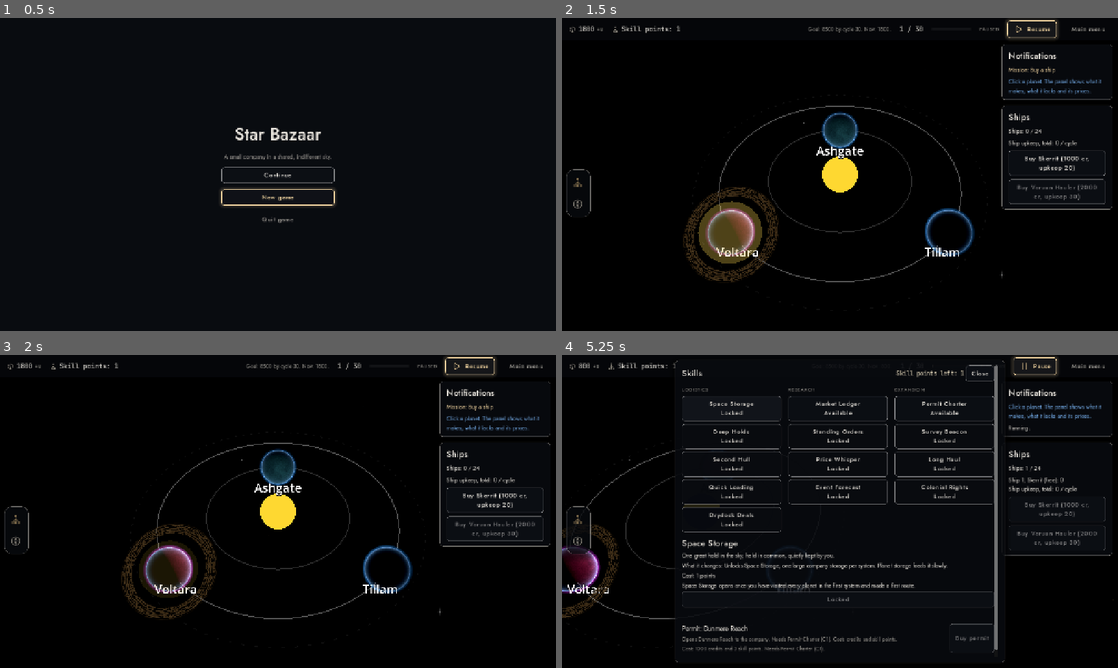
Above: before the commit, frames 1-4 (two rows, left to right).
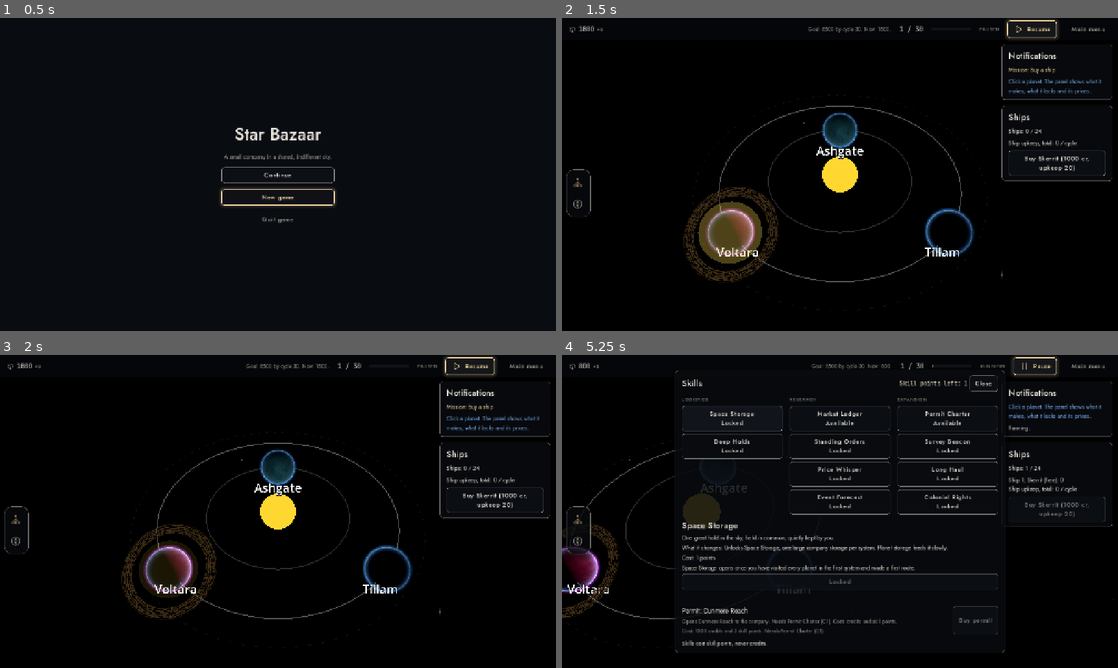
Above: after the commit, the same moments.

Repository: Veltrynox/star-bazaar
Game: Godot game, scene res://game/main_menu.tscn
The game is run twice, just before and just after one commit, with the same random seed, the same clock (stepped at 60 frames per second) and the same inputs.
Inputs (mouse positions are in pixels of both pictures, inside the frame that each line leads up to):
- Up to frame 1 (0.5 s): no input
- Up to frame 2 (1.5 s): click "New game" at 0.5 s; click "Begin" at 1.25 s
- Up to frame 3 (2 s): no input
- Up to frame 4 (5.25 s): tap A at 2, 2.75 s; move the mouse to (962, 495) at 2.02 s; hold D 2.03-2.75 s; tap G at 2.1 s; click (962, 495) at 2.17 s; tap Space at 2.27 s; drag from (728, 527) to (812, 574) at 2.77 s; click (578, 517) at 3.5 s; click "Buy Skerrit (1000 cr, upkeep …" at 4.25 s; click "Space Storage Locked" at 5 s

Frame 1 is identical in both runs. In frame 2, 0.7% of the frame differs, in the area x 9-99%, y 2-62%; in frame 3, 0.7%; in frame 4, 10%, in the area x 8-99%, y 1-99%.

Commit message:
Cut the large ship (Voruun Hauler) and skill A3
Owner cut, data_version 13: hauler keys, skill_cost_A3 and A3 story text removed; route engine and save code load only small ships. Economy values in the same balance.json: planet_to_space_rate 10 to 1 and skill_cost_A4 2 to 3 (QA reruns, see handoffs/economy-designer).

Also removes the top bar skill points readout (main.gd, LBL_SKILL_POINTS). After this, no game code shows the "Skill points" label, which the owner decided should stay. Restore it or confirm the removal.

Known issue, not fixed here: the skill tree is built from contiguous SK_<id>_NAME story ids, so with A3 gone, branch A ends at A2 and A4 and A5 no longer appear. Tests in tools/tests/run_tests.gd still expect the old tree.

Diff:
--- a/data/balance.json
+++ b/data/balance.json
@@ -1,7 +1,7 @@
 {
   "schema_version": 1,
-  "data_version": 10,
-  "source": "2026-10-28: added debris, shield, pirate, asteroid keys (owner ideas 1,3,5). Template values marked in handoff.",
+  "data_version": 13,
+  "source": "2026-10-28 v13: A3 and hauler keys removed. v12: planet_to_space_rate 3 to 1 (QA A1 leak). v11: added debris, shield, pirate, asteroid keys (owner ideas 1,3,5). Template values marked in handoff.",
   "values": {
     "cycle_minutes": 2,
     "travel_cycles_per_leg": 1,
@@ -25,9 +25,6 @@
     "event_price_pct": 0.2,
     "event_price_cycles": 3,
     "event_close_cycles": 3,
-    "hauler_price": 2000,
-    "hauler_cargo_mult": 2,
-    "hauler_upkeep_mult": 1.5,
     "skill_points_planet": 1,
     "skill_points_route": 2,
     "skill_points_system": 3,
@@ -38,11 +35,10 @@
     "skill_B3_margin": 0.12,
     "skill_A5_upkeep": 0.3,
     "space_storage_capacity": 500,
-    "planet_to_space_rate": 10,
+    "planet_to_space_rate": 1,
     "skill_cost_A1": 1,
     "skill_cost_A2": 1,
-    "skill_cost_A3": 3,
-    "skill_cost_A4": 2,
+    "skill_cost_A4": 3,
     "skill_cost_A5": 2,
     "skill_cost_B1": 1,
     "skill_cost_B2": 2,
--- a/data/ships.json
+++ b/data/ships.json
@@ -2,7 +2,6 @@
   "schema_version": 1,
   "note": "T58 ship types. Abstract template values; owner to confirm names. A *_key field names a value in balance.json (read at runtime); a plain number is used as is. speed is abstract and display only (travel stays travel_cycles_per_leg).",
   "types": [
-    {"id": "small", "name": "Skerrit", "name_id": "LBL_SHIP_SMALL", "price_key": "ship_price", "cargo_mult": 1, "upkeep_mult": 1, "speed": 1.0},
-    {"id": "large", "name": "Voruun Hauler", "name_id": "LBL_SHIP_LARGE", "price_key": "hauler_price", "cargo_mult_key": "hauler_cargo_mult", "upkeep_mult_key": "hauler_upkeep_mult", "speed": 0.75}
+    {"id": "small", "name": "Skerrit", "name_id": "LBL_SHIP_SMALL", "price_key": "ship_price", "cargo_mult": 1, "upkeep_mult": 1, "speed": 1.0}
   ]
 }
--- a/data/story_text.json
+++ b/data/story_text.json
@@ -702,12 +702,6 @@
   "place": "Ship type name, small ship (working name, owner to confirm)"
  },
  {
-  "id": "LBL_SHIP_LARGE",
-  "text": "Voruun Hauler",
-  "max": 24,
-  "place": "Ship type name, large ship (working name, owner to confirm)"
- },
- {
   "id": "NOT_EVENT_EFFECT_UP",
   "text": "Prices for {commodity} at {planet} rise {pct} percent for {cycles} cycles.",
   "max": 90,
@@ -1116,24 +1110,6 @@
   "place": "Skill screen, detail panel"
  },
  {
-  "id": "SK_A3_NAME",
-  "text": "Second Hull",
-  "max": 24,
-  "place": "Skill screen, node name"
- },
- {
-  "id": "SK_A3_FLAVOUR",
-  "text": "The Bureau calls it a vessel of the common good. It is a bigger hull.",
-  "max": 90,
-  "place": "Skill screen, detail panel"
- },
- {
-  "id": "SK_A3_PLAIN",
-  "text": "Unlocks the large ship, the Voruun Hauler, besides the small Skerrit.",
-  "max": 110,
-  "place": "Skill screen, detail panel"
- },
- {
   "id": "SK_A4_NAME",
   "text": "Quick Loading",
   "max": 24,
--- a/game/debug_menu.gd
+++ b/game/debug_menu.gd
@@ -185,8 +185,8 @@
 		str(main.pts_planets), main.pts_pairs.size(), str(main.open_systems.filter(func(s): return main.space_post_open(int(s))))]
 
 func ships_text() -> String:
-	var lines: Array = ["Ships %d/%d (small %d, large %d), free %d" % [main.ships, int(main.balance.get("ship_cap", 0)),
-		main.owned_of("small"), main.owned_of("large"), main.free_ships()]]
+	var lines: Array = ["Ships %d/%d, free %d" % [main.ships, int(main.balance.get("ship_cap", 0)),
+		main.free_ships()]]
 	for r in main.engine.routes:
 		lines.append("route #%d: %s ship, level %d" % [int(r["id"]), str(r.get("ship", "small")), int(r.get("level", 1))])
 	return "\n".join(lines)
@@ -235,7 +235,6 @@
 	_qa_label("gate_state")
 	_qa_section("QA: ships and routes")
 	_qa_button("ship_small", "Add small ship (free)", func(): main.debug_add_ship("small"); _refresh_qa())
-	_qa_button("ship_large", "Add large ship (free)", func(): main.debug_add_ship("large"); _refresh_qa())
 	var rid := _spin(1, 1, 9999, 1, func(_v): pass)
 	var lvl := _spin(1, 1, 99, 1, func(_v): pass)
 	_add_qa_row("Route id / level", [rid, lvl])
--- a/game/main.gd
+++ b/game/main.gd
@@ -60,7 +60,6 @@
 
 var skill_screen: PanelContainer  # T71, hidden until opened
 var game_menu: PanelContainer  # T71, hidden until opened
-var points_label: Label
 var cash_label: Label
 var delta_label: Label
 var state_label: Label
@@ -75,7 +74,6 @@
 var progress: ProgressBar
 var preface: Control  # T23 preface overlay; null once dismissed
 var ships: int = 0  # T28 abstract ship count (all types)
-var large_ships: int = 0  # T58: how many of `ships` are large (the rest are small)
 var ship_panel: PanelContainer
 var top_bar: PanelContainer
 var right_col: VBoxContainer  # holds the notification board and the ship panel
@@ -177,7 +175,7 @@
 ## T26: state written to the autosave. Add new keys here (see save_game.gd).
 ## Tuning values from balance.json are never saved.
 func collect_state() -> Dictionary:
-	return {"cycle": cycle, "cycle_elapsed": cycle_elapsed, "cash": cash, "paused": paused, "ships": ships, "large_ships": large_ships,
+	return {"cycle": cycle, "cycle_elapsed": cycle_elapsed, "cash": cash, "paused": paused, "ships": ships,
 		"routes": engine.to_array(), "storage": storage.to_dict(), "orders": engine.local_to_array(),
 		"choice_pending": choice_pending, "learned_skills": learned_skills, "systems_reached": systems_reached,
 		"skill_points": skill_points, "pts_planets": pts_planets, "pts_pairs": pts_pairs, "events": events.to_dict(),
@@ -196,8 +194,7 @@
 	cycle_elapsed = clampf(float(s.get("cycle_elapsed", 0.0)), 0.0, _cycle_seconds())
 	cash = int(s.get("cash", cash))
 	ships = clampi(int(s.get("ships", 0)), 0, int(balance.get("ship_cap", 0)))
-	large_ships = clampi(int(s.get("large_ships", 0)), 0, ships)  # old saves: all small
-	engine.from_array(s.get("routes", []), ships, large_ships)  # old saves: no key = zero routes
+	engine.from_array(s.get("routes", []), ships)  # old saves: no key = zero routes
 	storage.from_dict(s.get("storage"), map.planets.size())  # old saves: fresh stock
 	engine.local_from_array(s.get("orders"))  # old saves: no local orders
 	# T51: old saves may hold cargo, ship_planet, dest, flight_left, mission_step; ignored.
@@ -528,9 +525,9 @@
 func free_ships() -> int:
 	return ships - engine.total_assigned()
 
-## T58: owned and free ships of one type ("small" or "large").
+## T58: owned and free ships of one type (only "small" remains).
 func owned_of(kind: String) -> int:
-	return large_ships if kind == "large" else ships - large_ships
+	return ships if kind == "small" else 0
 
 func free_of(kind: String) -> int:
 	return owned_of(kind) - engine.assigned_of(kind)
@@ -542,8 +539,6 @@
 		return r
 	cash -= Ships.price(kind, balance)
 	ships += 1
-	if kind == "large":
-		large_ships += 1
 	_after_change()
 	return r
 
@@ -556,15 +551,9 @@
 		return {"ok": false, "reason": "Not enough cash for a ship."}
 	return {"ok": true, "reason": ""}
 
-## T58: auto-assignment. Picks the free ship that suits the lane: the large ship when both types are free and
-## the lane can move more than a small ship carries, otherwise the small one; any free ship when only one type is free.
-func pick_ship(src: int, dst: int, c: String) -> String:
-	var small_free := free_of("small") > 0
-	var large_free := free_of("large") > 0
-	if small_free and large_free:
-		var room := mini(storage.amount(storage.planet_key(src), c), storage.space(storage.planet_key(dst), c))
-		return "large" if room > engine.units_per_cycle({"ship": "small"}) else "small"
-	return "large" if large_free else "small"
+## T58: auto-assignment. One ship type remains (small).
+func pick_ship(_src: int, _dst: int, _c: String) -> String:
+	return "small"
 
 ## ---- T56 one-way route API (T57 UI and bots). One ship per route, auto-assigned from the free pool. ----
 
@@ -1152,8 +1141,6 @@
 	if not OS.is_debug_build() or game_over or ships >= int(balance.get("ship_cap", 0)):
 		return false
 	ships += 1
-	if kind == "large":
-		large_ships += 1
 	_after_change()
 	return true
 
@@ -1267,14 +1254,6 @@
 	delta_label = Label.new()
 	delta_label.theme_type_variation = "LabelNumberMuted"
 	cash_box.add_child(delta_label)
-	var pts_box := HBoxContainer.new()
-	pts_box.add_theme_constant_override("separation", 6)
-	pts_box.tooltip_text = StoryText.get_text("LBL_SKILL_POINTS")
-	pts_box.add_child(_bar_icon("skills"))
-	points_label = Label.new()
-	points_label.theme_type_variation = "LabelNumber"
-	pts_box.add_child(points_label)
-	box.add_child(pts_box)
 	# right: goal, cycle, state, pause (amber). The goal text takes the free space and shortens if the window is narrow.
 	goal_label = Label.new()
 	goal_label.theme_type_variation = "LabelSmall"
@@ -1371,7 +1350,6 @@
 	progress.value = cycle_elapsed / _cycle_seconds()
 	pause_button.text = "Resume" if paused else "Pause"
 	pause_button.icon = Ui.icon("play" if paused else "pause")
-	points_label.text = "%s: %d" % [StoryText.get_text("LBL_SKILL_POINTS"), skill_points]
 	var star := " *" if SkillTree.any_affordable(learned_skills, skill_points, balance, skill_ctx()) else ""
 	skills_button.tooltip_text = StoryText.get_text("MENU_SKILLS") + star
 	skills_button.icon = Ui.icon("skills")
--- a/game/route_engine.gd
+++ b/game/route_engine.gd
@@ -94,7 +94,7 @@
 ## Units a ship moves per cycle.
 func units_per_cycle(rec = null) -> int:
 	var base := float(trade.capacity()) / (2.0 * maxf(0.0001, trade.travel_cycles()))
-	base *= Ships.cargo_mult(kind_of(rec), balance)  # T58: large ship carries more
+	base *= Ships.cargo_mult(kind_of(rec), balance)  # T58
 	if learned.has("A4"):
 		base *= 1.0 + float(balance.get("skill_A4_route_units", 0))
 	return floori(base)
@@ -411,12 +411,11 @@
 				set_local(p, c, role, true)
 				local_of(p, c)[role + "_state"] = str(s.get(role + "_state", ""))
 
-func from_array(saved, owned_ships: int, owned_large: int = 0) -> void:
+func from_array(saved, owned_ships: int) -> void:
 	reset()
 	if typeof(saved) != TYPE_ARRAY:
 		return
 	var left := owned_ships
-	var left_large := clampi(owned_large, 0, owned_ships)
 	for s in saved:
 		if typeof(s) != TYPE_DICTIONARY or left <= 0 or not s.has("c"):
 			continue
@@ -426,15 +425,7 @@
 		if not check_connection(a, b, c)["ok"]:
 			continue
 		left -= 1
-		var kind := str(s.get("ship", "small"))  # T58: old saves hold small ships only
-		if kind == "large" and left_large > 0:
-			left_large -= 1
-		else:
-			kind = "small"
-			if owned_ships - owned_large - assigned_of("small") <= 0:
-				kind = "large"  # all small ships are taken; a free large one serves
-		var rec := new_record(a, b, c)
-		rec["ship"] = kind
+		var rec := new_record(a, b, c)  # old saves with a "large" ship type load as small
 		rec["id"] = maxi(1, int(s.get("id", 0)))
 		rec["level"] = maxi(1, int(s.get("level", 1)))
 		rec["state"] = str(s.get("state", "running"))
--- a/game/ships.gd
+++ b/game/ships.gd
@@ -1,11 +1,11 @@
 extends RefCounted
-## T58: ship types from data/ships.json (small, large). Numbers: price, cargo and upkeep multipliers
+## T58: ship types from data/ships.json (small only; the large Hauler was cut). Numbers: price, cargo and upkeep multipliers
 ## come from balance.json keys named in the file; speed is abstract and display only.
 ## Ships are for hauling only: they move stock along routes.
 
 const StoryText := preload("res://game/story_text.gd")
 const PATH := "res://data/ships.json"
-const KINDS := ["small", "large"]
+const KINDS := ["small"]
 
 static var _defs: Dictionary = {}
 
Not shown, changed: story/screens.md
Not shown, changed: story/skills.md
Not shown, changed: story/voice.md
